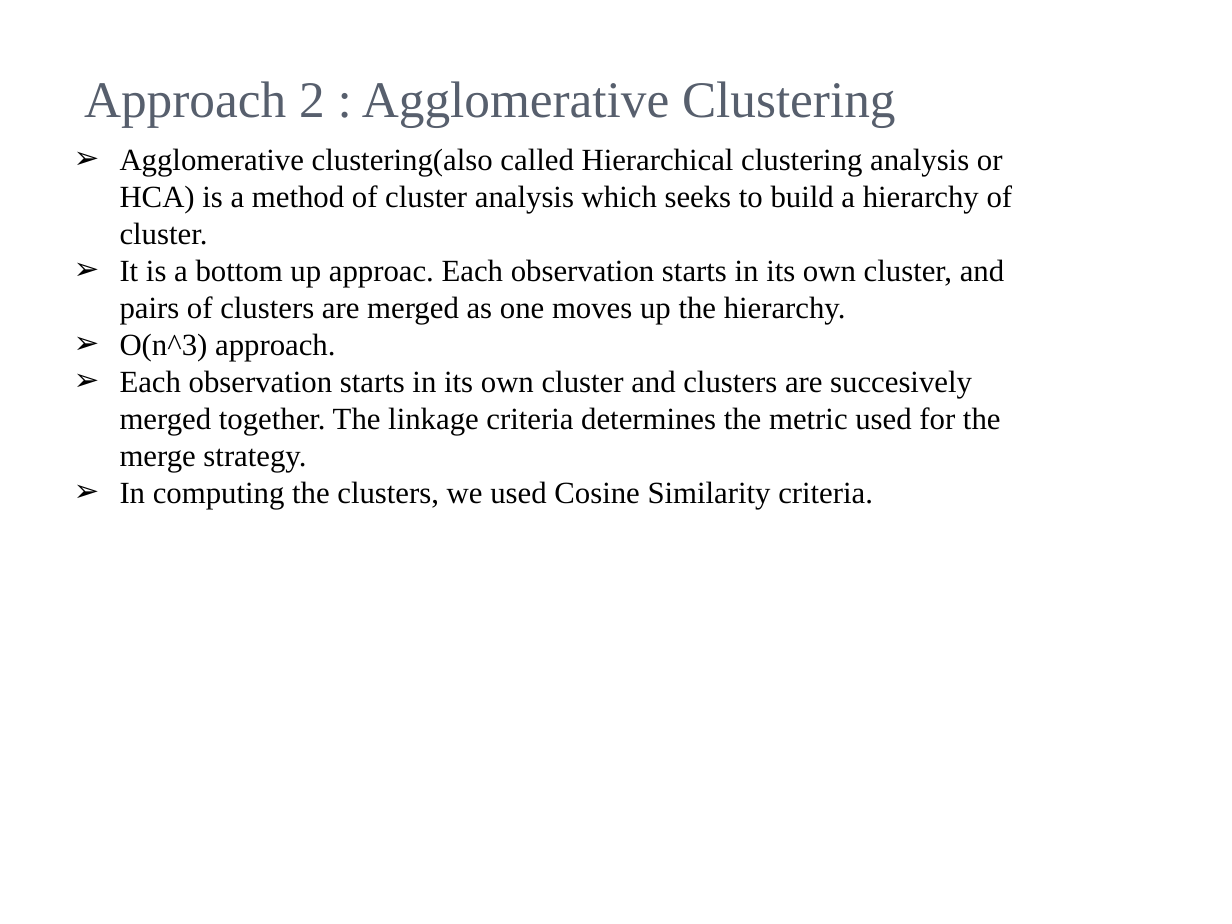
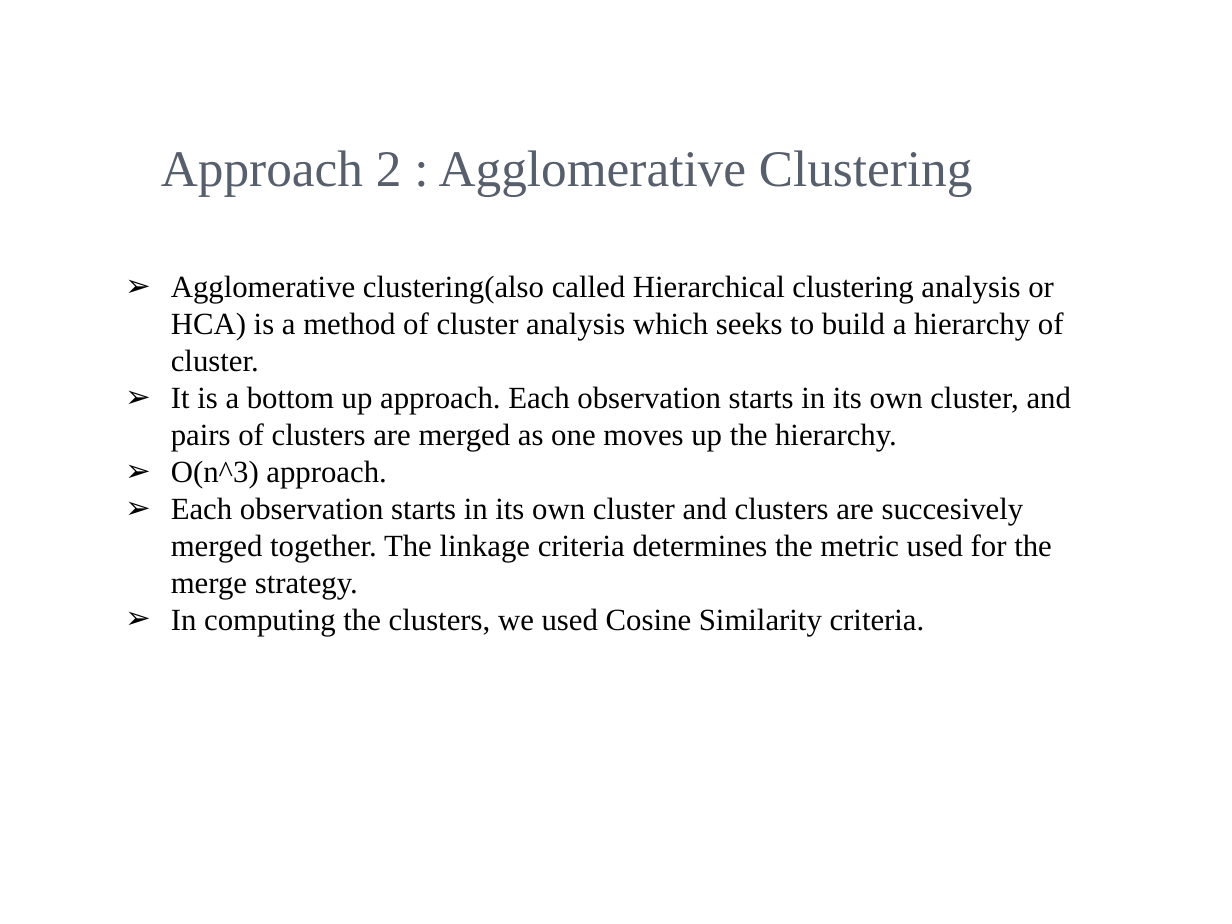
Before and after one commit to Dhruva24/IRE_Project, a slide deck: slide 10 of IRE_Final.pptx. Drawn at 1232x924 pixels with LibreOffice and Linux fonts; fonts in the diff are those of the drawing; background and template pictures are left out. Boxes give left, top, right and bottom in pixels: in the first picture for what was removed or moved away, otherwise in the second. Text is boxed around its words. In the diff, an @@ line names an element or a change of style, - is before the commit and + after.

```diff
--- a/IRE_Final.pptx
+++ b/IRE_Final.pptx
@@ text "Approach 2 : Agglomerative Clustering": place and size @@
-text "Approach 2 : Agglomerative Clustering" at [84,81,896,127]
+text "Approach 2 : Agglomerative Clustering" at [161,150,973,197]
@@ text "Agglomerative clustering(also called Hierarchical clustering ...": place and size @@
-text "Agglomerative clustering(also called Hierarchical clustering ..." at [120,148,1013,509]
+text "Agglomerative clustering(also called Hierarchical clustering ..." at [171,275,1071,636]
@@ text at [171,386,1071,451]: text changed @@
-➢ It is a bottom up approac. Each observation starts in its own cluster, and pairs of clusters are merged as one moves up the hierarchy.
+➢ It is a bottom up approach. Each observation starts in its own cluster, and pairs of clusters are merged as one moves up the hierarchy.
```
Also in this commit, not shown: 4 other slides changed, 1 other file.
